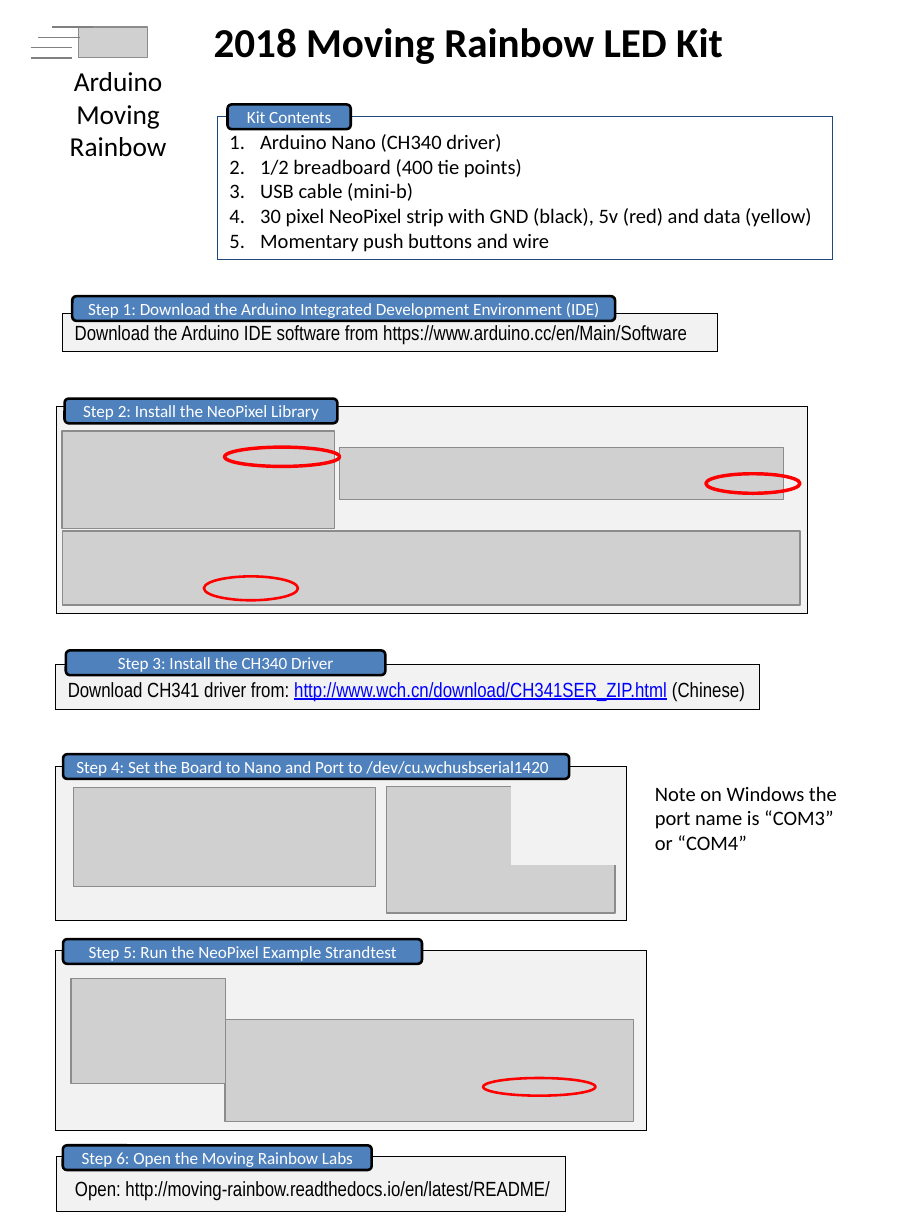
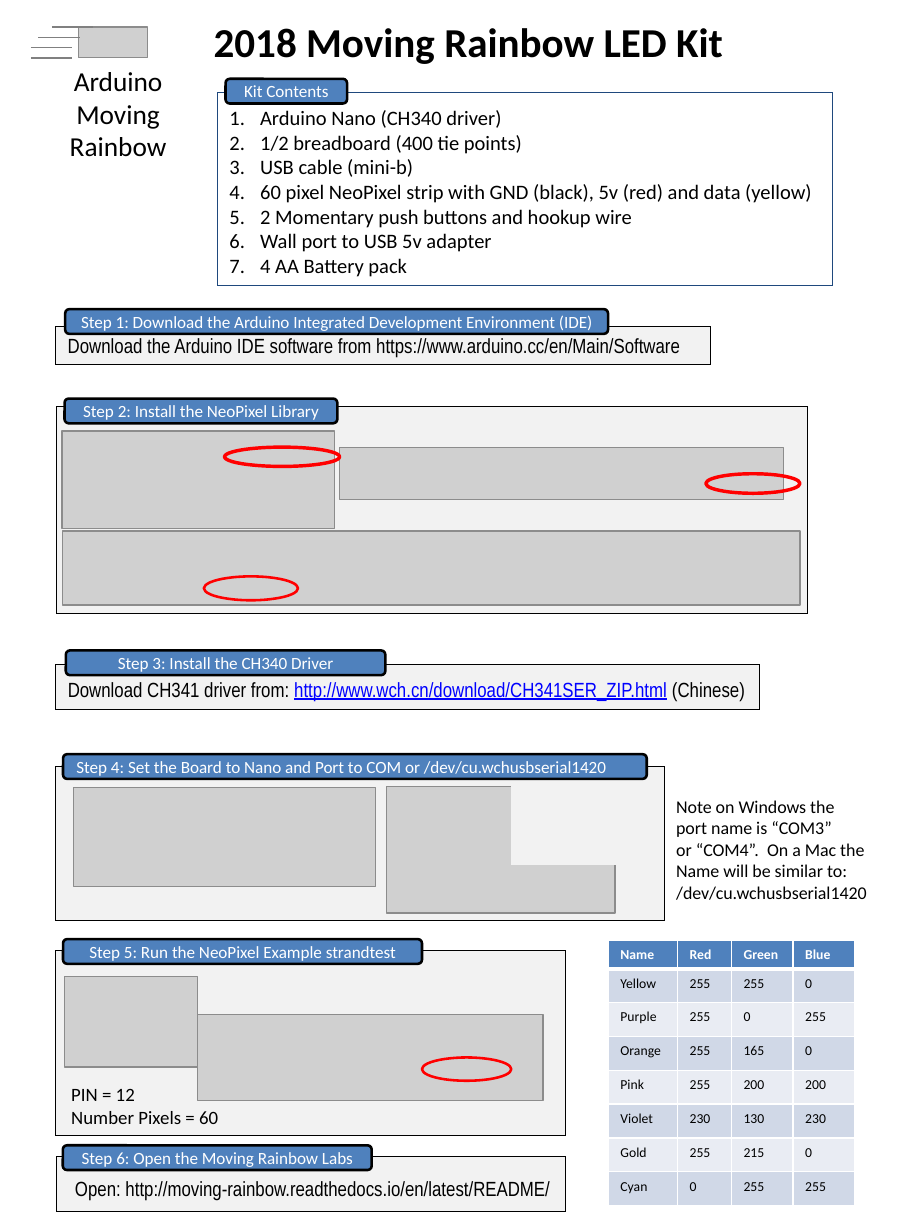
Before and after one commit to dmccreary/moving-rainbow, a slide deck: slide 1 of guide/2018-Teacher-Training.pptx. Drawn at 924x1232 pixels with LibreOffice and Linux fonts; fonts in the diff are those of the drawing; grey boxes stand for pictures. Boxes give left, top, right and bottom in pixels: in the first picture for what was removed or moved away, otherwise in the second. Text is boxed around its words. In the diff, an @@ line names an element or a change of style, - is before the commit and + after.

```diff
--- a/guide/2018-Teacher-Training.pptx
+++ b/guide/2018-Teacher-Training.pptx
@@ rounded rectangle "Kit Contents": place and size @@
-rounded rectangle "Kit Contents" at [228,105,351,129]
+rounded rectangle "Kit Contents" at [225,79,347,103]
@@ rectangle "Arduino Nano (CH340 driver)": place and size @@
-rectangle "Arduino Nano (CH340 driver)" at [217,117,832,260]
+rectangle "Arduino Nano (CH340 driver)" at [217,92,832,286]
@@ text in rectangle at [260,184,811,277]: text changed @@
-4. 30 pixel NeoPixel strip with GND (black), 5v (red) and data (yellow)
-5. Momentary push buttons and wire
+4. 60 pixel NeoPixel strip with GND (black), 5v (red) and data (yellow)
+5. 2 Momentary push buttons and hookup wire
+6. Wall port to USB 5v adapter
+7. 4 AA Battery pack
@@ rectangle "Download the Arduino IDE software ...": place and size @@
-rectangle "Download the Arduino IDE software ..." at [63,314,717,351]
+rectangle "Download the Arduino IDE software ..." at [55,326,710,363]
@@ rounded rectangle "Step 1: Download the Arduino ...": place and size @@
-rounded rectangle "Step 1: Download the Arduino ..." at [73,296,616,320]
+rounded rectangle "Step 1: Download the Arduino ..." at [65,309,609,334]
@@ rectangle: place and size @@
-rectangle at [55,766,626,920]
+rectangle at [55,766,664,920]
@@ rounded rectangle "Step 4: Set the Board ...": place and size @@
-rounded rectangle "Step 4: Set the Board ..." at [63,754,569,779]
+rounded rectangle "Step 4: Set the Board ..." at [63,754,647,779]
@@ text in rounded rectangle at [76,761,606,778]: text changed @@
-Step 4: Set the Board to Nano and Port to /dev/cu.wchusbserial1420
+Step 4: Set the Board to Nano and Port to COM or /dev/cu.wchusbserial1420
@@ text "Note on Windows the port ...": place and size @@
-text "Note on Windows the port ..." at [655,786,837,850]
+text "Note on Windows the port ..." at [676,800,867,900]
@@ text at [676,800,834,837]: size 12 to 10.5 pt in "Note on Windows the port name is ..." @@
@@ text at [676,843,867,900]: text changed; size 12 to 10.5 pt @@
-or “COM4”
+or “COM4”. On a Mac the
+Name will be similar to:
+/dev/cu.wchusbserial1420
@@ rectangle: place and size @@
-rectangle at [55,951,647,1131]
+rectangle at [55,951,565,1136]
@@ text in rounded rectangle at [89,946,396,963]: text changed @@
-Step 5: Run the NeoPixel Example Strandtest
+Step 5: Run the NeoPixel Example strandtest
@@ table added at [609,940,856,1206], 8 rows, 4 columns @@
+Name | Red | Green | Blue
+Yellow | 255 | 255 | 0
+Purple | 255 | 0 | 255
+Orange | 255 | 165 | 0
+Pink | 255 | 200 | 200
+Violet | 230 | 130 | 230
+Gold | 255 | 215 | 0
+Cyan | 0 | 255 | 255
@@ picture: place and size @@
-picture at [71,978,227,1084]
+picture at [64,977,197,1068]
@@ picture: place and size @@
-picture at [225,1020,634,1122]
+picture at [197,1014,543,1100]
@@ ellipse: place and size @@
-ellipse at [483,1078,595,1095]
+ellipse at [423,1057,511,1080]
@@ text added at [71,1089,218,1124], 11 pt, text #000000 @@
+PIN = 12
+Number Pixels = 60
```
Also in this commit, not shown: 1 other slide changed, 4 other files.
